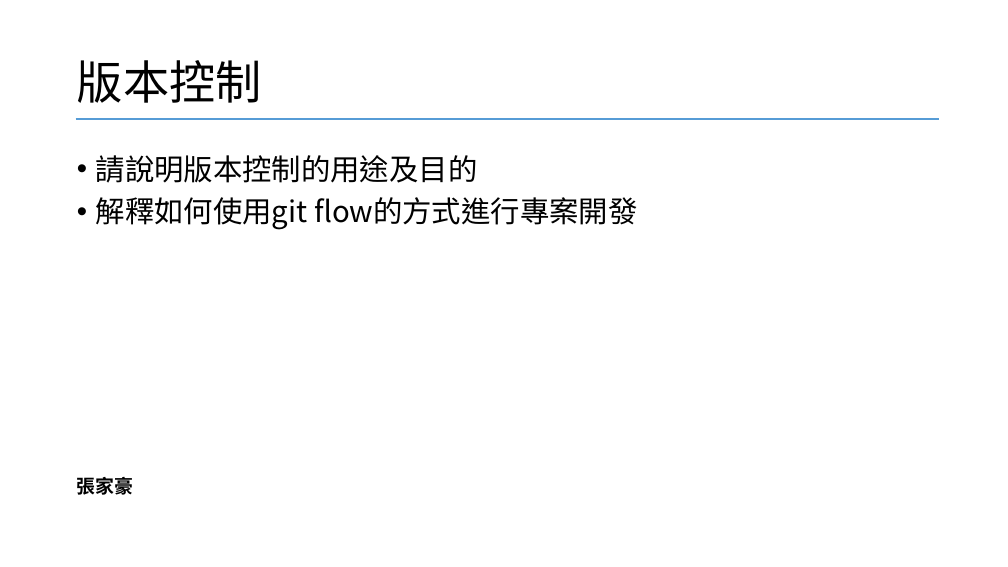
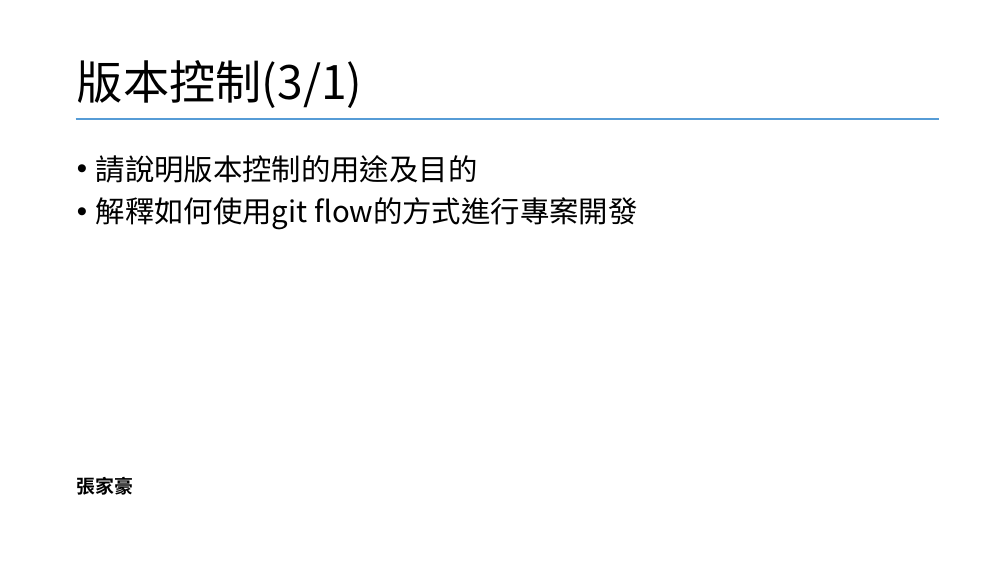
Before and after one commit to YangChihchi/Presentation_Questions, a slide deck: slide 4 of 測驗題.pptx. Drawn at 1008x567 pixels with LibreOffice and Linux fonts; fonts in the diff are those of the drawing. Boxes give left, top, right and bottom in pixels: in the first picture for what was removed or moved away, otherwise in the second. Text is boxed around its words. In the diff, an @@ line names an element or a change of style, - is before the commit and + after.

Commit message:
完成版本控制測驗題

```diff
--- a/測驗題.pptx
+++ b/測驗題.pptx
@@ title at [77, 60, 363, 108]: text changed @@
-版本控制
+版本控制(3/1)
```
Also in this commit, not shown: 2 slides added.
